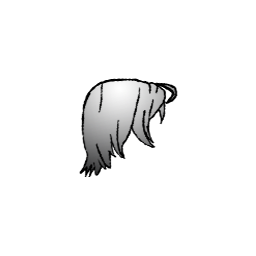
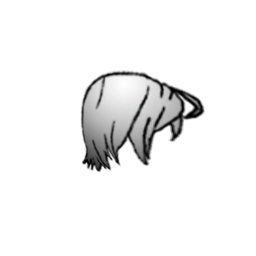
Layered file, before and after one edit (256 × 256). Changes by layer:
added layer "Hair copy" above "Hair" over box(80, 69, 206, 173)
moved "Layer 2" into group "Hair", painted on it over box(79, 71, 190, 178)
moved "Group 1" into group "Hair" over box(79, 69, 206, 178)
painted on "Layer 3" over box(79, 69, 206, 178)
